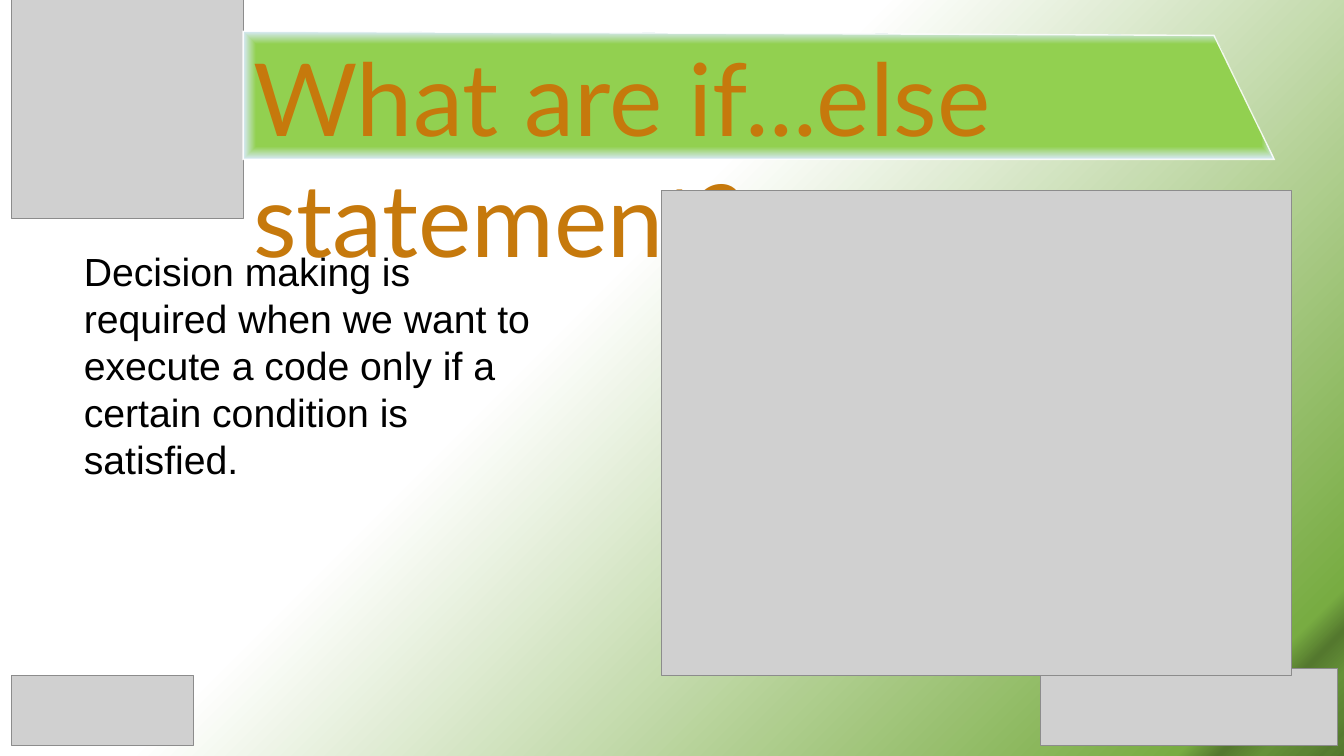
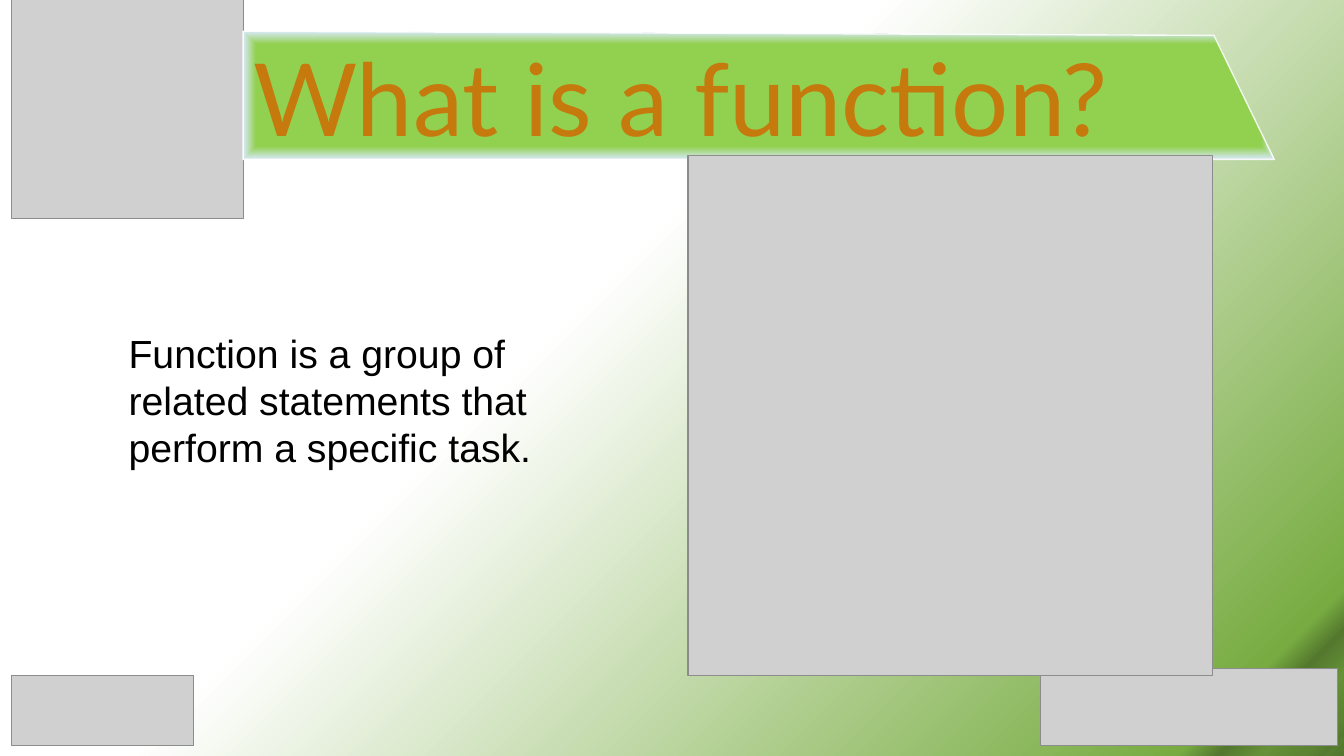
Before and after one commit to SabitDeepto/IIDP, a slide deck: slide 2 of class 10/lab 7 (psp)/2. Presentation/PSP_9.pptx. Drawn at 1344x756 pixels with LibreOffice and Linux fonts; fonts in the diff are those of the drawing; grey boxes stand for pictures. Boxes give left, top, right and bottom in pixels: in the first picture for what was removed or moved away, otherwise in the second. Text is boxed around its words. In the diff, an @@ line names an element or a change of style, - is before the commit and + after.

```diff
--- a/class 10/lab 7 (psp)/2. Presentation/PSP_9.pptx
+++ b/class 10/lab 7 (psp)/2. Presentation/PSP_9.pptx
@@ text at (253, 62, 1108, 155): text changed @@
-What are if...else statement?
+What is a function?
@@ picture: place and size @@
-picture at (661, 191, 1292, 676)
+picture at (689, 156, 1214, 677)
@@ text at (129, 339, 531, 470): text changed @@
-Decision making is required when we want to execute a code only if a certain condition is satisfied.
+Function is a group of related statements that perform a specific task.
```
Also in this commit, not shown: 6 slides added, 3 slides removed, 2 other files.
